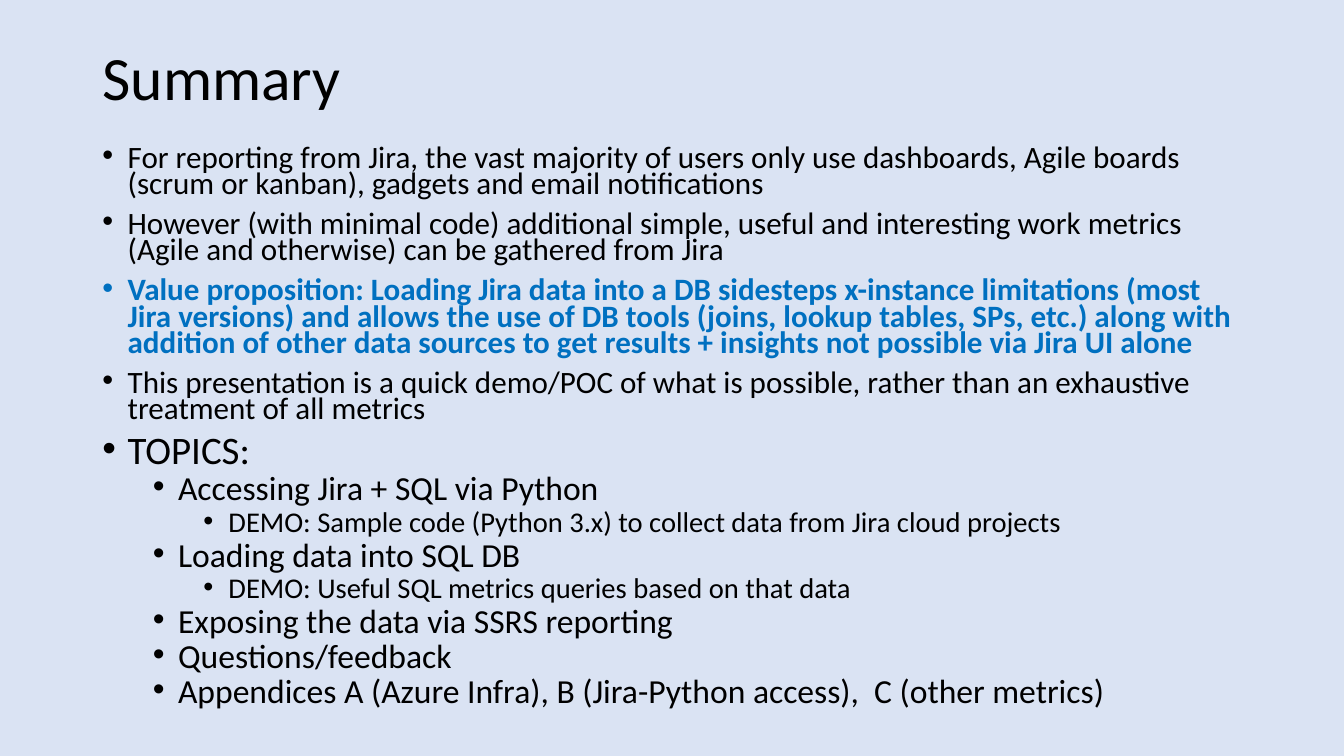
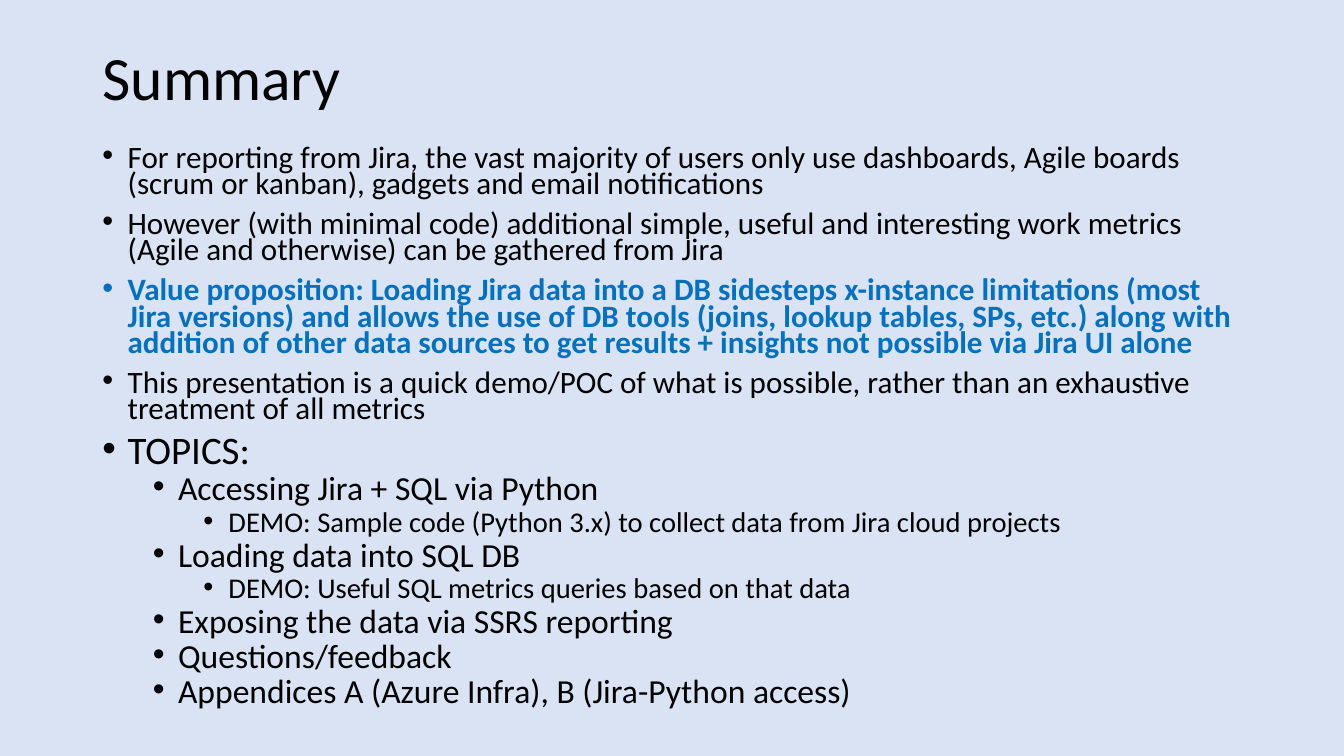
Before and after one commit to bobk/azurejirametrics, a slide deck: slide 2 of docs/Simple Jira Agile Metrics via Python and SQL (and Azure).pptx. Drawn at 1344x756 pixels with LibreOffice and Linux fonts; fonts in the diff are those of the drawing. Boxes give left, top, right and bottom in pixels: in the first picture for what was removed or moved away, otherwise in the second. Text is boxed around its words. In the diff, an @@ line names an element or a change of style, - is before the commit and + after.

```diff
--- a/docs/Simple Jira Agile Metrics via Python and SQL (and Azure).pptx
+++ b/docs/Simple Jira Agile Metrics via Python and SQL (and Azure).pptx
@@ text at [178,678,851,709]: text changed @@
-  • Appendices A (Azure Infra), B (Jira-Python access), C (other metrics)
+  • Appendices A (Azure Infra), B (Jira-Python access)
```
Also in this commit, not shown: 1 other slide changed, 1 slide removed.
